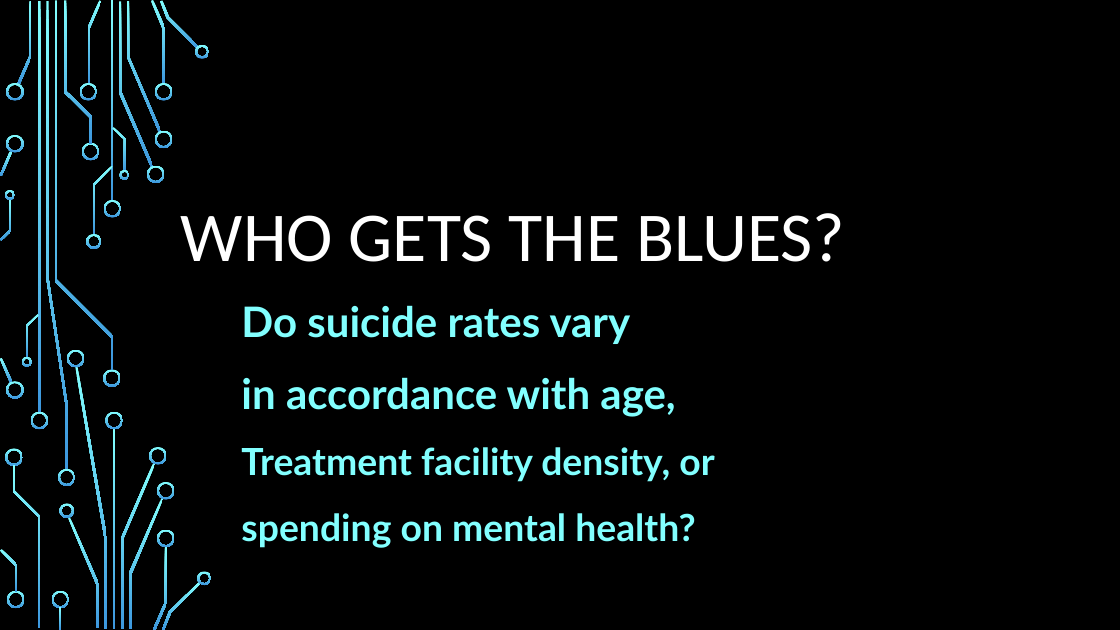
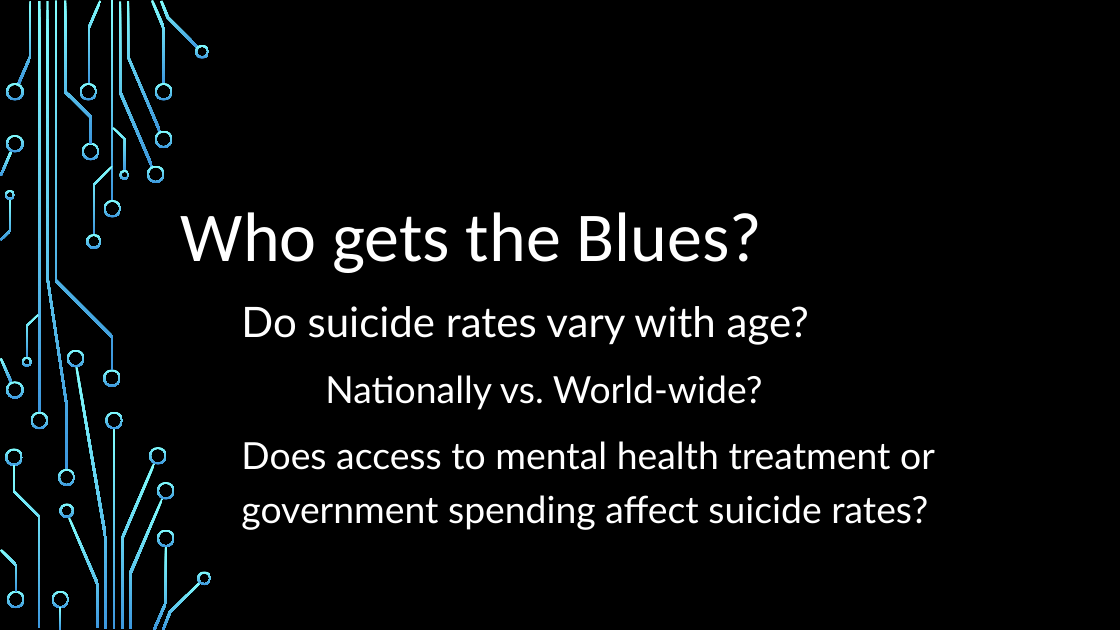
Before and after one commit to aeclaman/Project1, a slide deck: slide 1 of reports/SUICnotes.pptx. Drawn at 1120x630 pixels with LibreOffice and Linux fonts; fonts in the diff are those of the drawing; background and template pictures are left out. Boxes give left, top, right and bottom in pixels: in the first picture for what was removed or moved away, otherwise in the second. Text is boxed around its words. In the diff, an @@ line names an element or a change of style, - is before the commit and + after.

```diff
--- a/reports/SUICnotes.pptx
+++ b/reports/SUICnotes.pptx
@@ title at <box>181,212,762,273</box>: text changed @@
-WHO GETS THE BLUES?
+Who gets the Blues?
@@ subtitle at <box>241,306,935,530</box>: text changed; text colour #82FFFF to #FFFFFF; bold off @@
-Do suicide rates vary
-in accordance with age,
-Treatment facility density, or
-spending on mental health?
+Do suicide rates vary with age?
+Nationally vs. World-wide?
+Does access to mental health treatment or government spending affect suicide rates?
```
Also in this commit, not shown: 10 other slides changed, 13 slides added, 5 slides removed.
